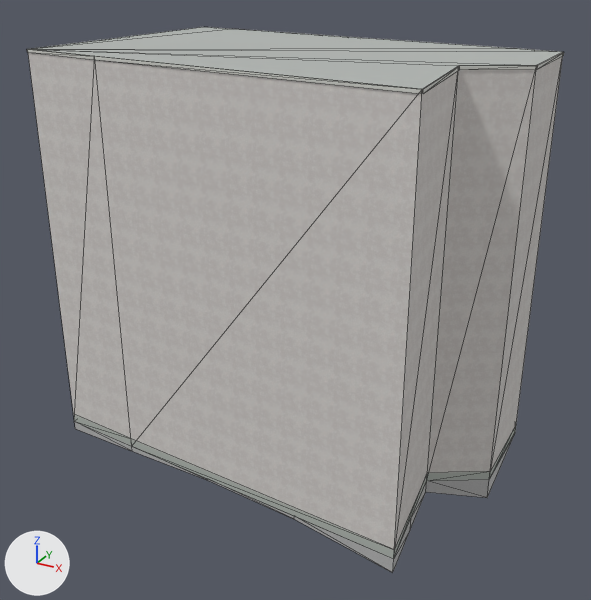
One commit to the Blender file assets/blender/buildings/osm-way-49379089.blend: the scene before it, then after it.
Rendered twice from a 50 mm camera at (13.9, -25.4, 18.4) aimed at (0.2, -0.4, 5.9). Arrows for +X, +Y and +Z are at lower left; the lights stay in place. The first picture is the older version. Mesh edges are drawn as thin lines.

The older version as bpy lines, for what is in view:
```python
ob_reality_49379089_near_reality_concrete_plinth = bpy.data.objects.new('reality 49379089 near reality concrete plinth', me_reality_49379089_near_reality_concrete_plinth)
ob_reality_49379089_near_reality_concrete_plinth.parent = ob_osm_way_49379089
ob_reality_49379089_near_reality_concrete_plinth.location = (0.0, 0.0, 0.0)
ob_reality_49379089_near_reality_flat_weathered_roof = bpy.data.objects.new('reality 49379089 near reality flat weathered roof', me_reality_49379089_near_reality_flat_weathered_roof)
ob_reality_49379089_near_reality_flat_weathered_roof.parent = ob_osm_way_49379089
ob_reality_49379089_near_reality_flat_weathered_roof.location = (0.0, 0.0, 0.0)
ob_reality_49379089_near_reality_pale_aluminum_sill = bpy.data.objects.new('reality 49379089 near reality pale aluminum sill', me_reality_49379089_near_reality_pale_aluminum_sill)
ob_reality_49379089_near_reality_pale_aluminum_sill.parent = ob_osm_way_49379089
ob_reality_49379089_near_reality_pale_aluminum_sill.location = (0.0, 0.0, 0.0)
# also in view: 'building foundation 49379089' at (-0.2, 0.0, -0.4); 'reality 49379089 near reality aged pale plaster' at (-0.2, 0.0, 7.5)
```
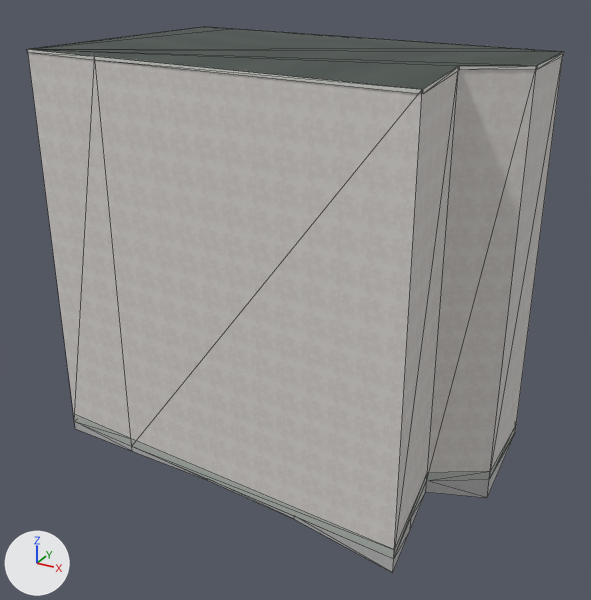
What differs and where, as boxes (x1, y1, x2, y2) in the pictures (591 x 600 px):
```json
{"object": "reality 49379089 near reality flat weathered roof", "change": "surface changed", "before": [32, 27, 562, 89], "after": [32, 27, 562, 89], "on screen": "darker"}
{"part": 1, "of": "me_reality_49379089_near_reality_pale_aluminum_sill", "change": "added", "after": [27, 29, 564, 94]}
```

Scene script edits in JSON lines:
```json
{"op": "add", "block": "img_roof_color_png", "code": ["img_roof_color_png = load_image('roof-color.png', '../../../public/models/architecture/textures/roof-color.png', 256, 256, 'sRGB')"]}
{"op": "add", "block": "img_roof_normal_png", "code": ["img_roof_normal_png = load_image('roof-normal.png', '../../../public/models/architecture/textures/roof-normal.png', 256, 256, 'Non-Color')"]}
{"block": "mat_reality_flat_weathered_roof", "change": "nodes: BsdfPrincipled, OutputMaterial"}
{"block": "mat_reality_flat_weathered_roof", "change": "colours: grey #b3b7b4"}
{"block": "mat_reality_flat_weathered_roof", "change": "nodes: BsdfPrincipled, MixRGB, NormalMap, OutputMaterial, TexImage x2"}
{"block": "mat_reality_flat_weathered_roof", "change": "colours: white #ffffff"}
{"block": "mat_reality_flat_weathered_roof", "change": "uses the picture img_roof_color_png"}
{"block": "mat_reality_flat_weathered_roof", "change": "uses the picture img_roof_normal_png"}
{"block": "me_reality_49379089_near_reality_pale_aluminum_sill", "where": "# used by ob_reality_49379089_near_reality_pale_aluminum_sill; parent = ob_osm_way_49379089; location = (0.0, 0.0, 0.0)"}
{"op": "remove", "block": "me_reality_49379089_near_reality_pale_aluminum_sill", "code": "me_reality_49379089_near_reality_pale_aluminum_sill.from_pydata(...)  # 36 vertices, 18 faces; spans x -8.4..8.1, y -5.4..5.4, z 14.9..15.0"}
{"op": "add", "block": "me_reality_49379089_near_reality_pale_aluminum_sill", "code": "me_reality_49379089_near_reality_pale_aluminum_sill.from_pydata(...)  # 72 vertices, 36 faces; spans x -8.4..8.1, y -5.4..5.4, z 14.9..15.0"}
{"block": "me_reality_49379089_near_reality_pale_aluminum_sill", "change": "me_reality_49379089_near_reality_pale_aluminum_sill part 1: 32 vertices added at x -8.4..8.1, y -5.4..5.4, z 15.0"}
{"block": "me_reality_49379089_near_reality_pale_aluminum_sill", "change": "other edits to the shape of me_reality_49379089_near_reality_pale_aluminum_sill do not show in these pictures"}
```
